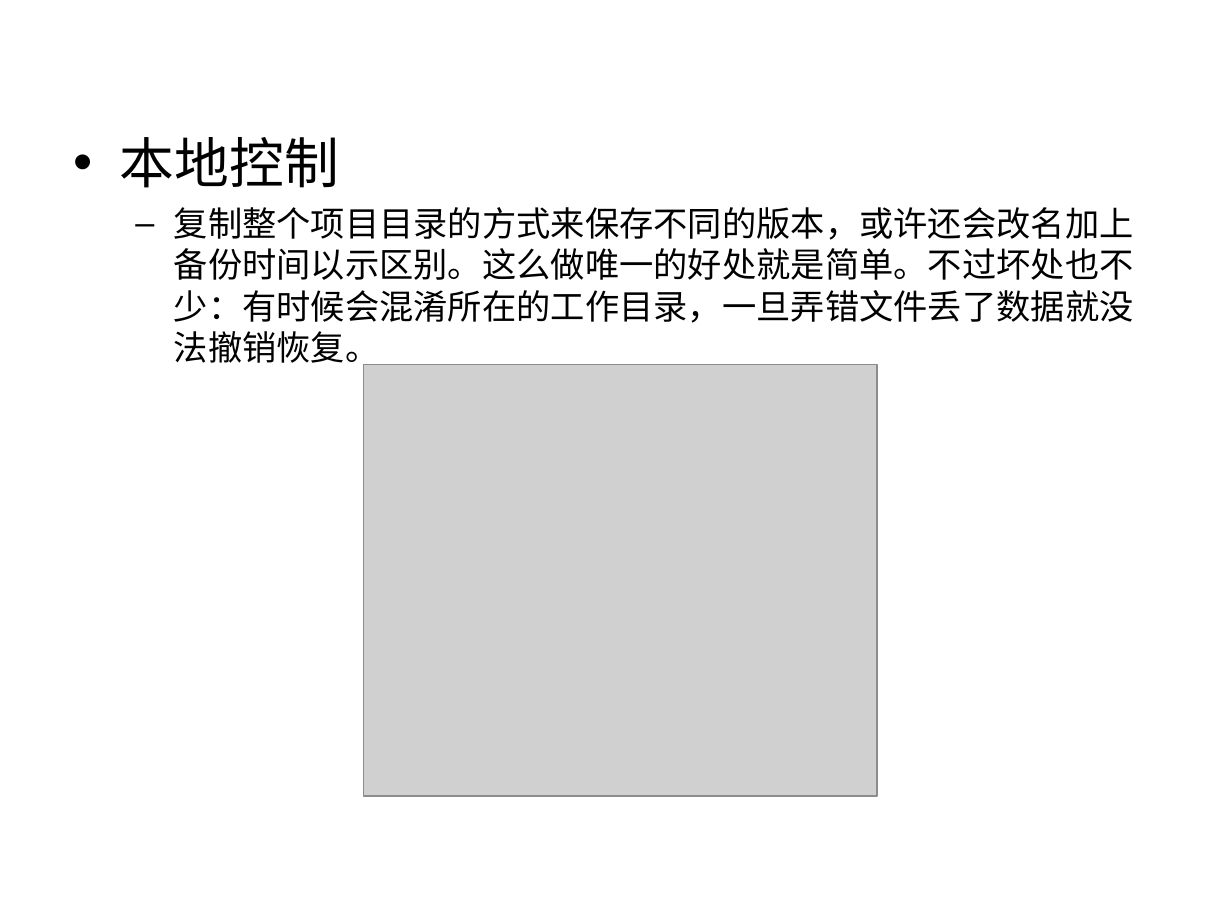
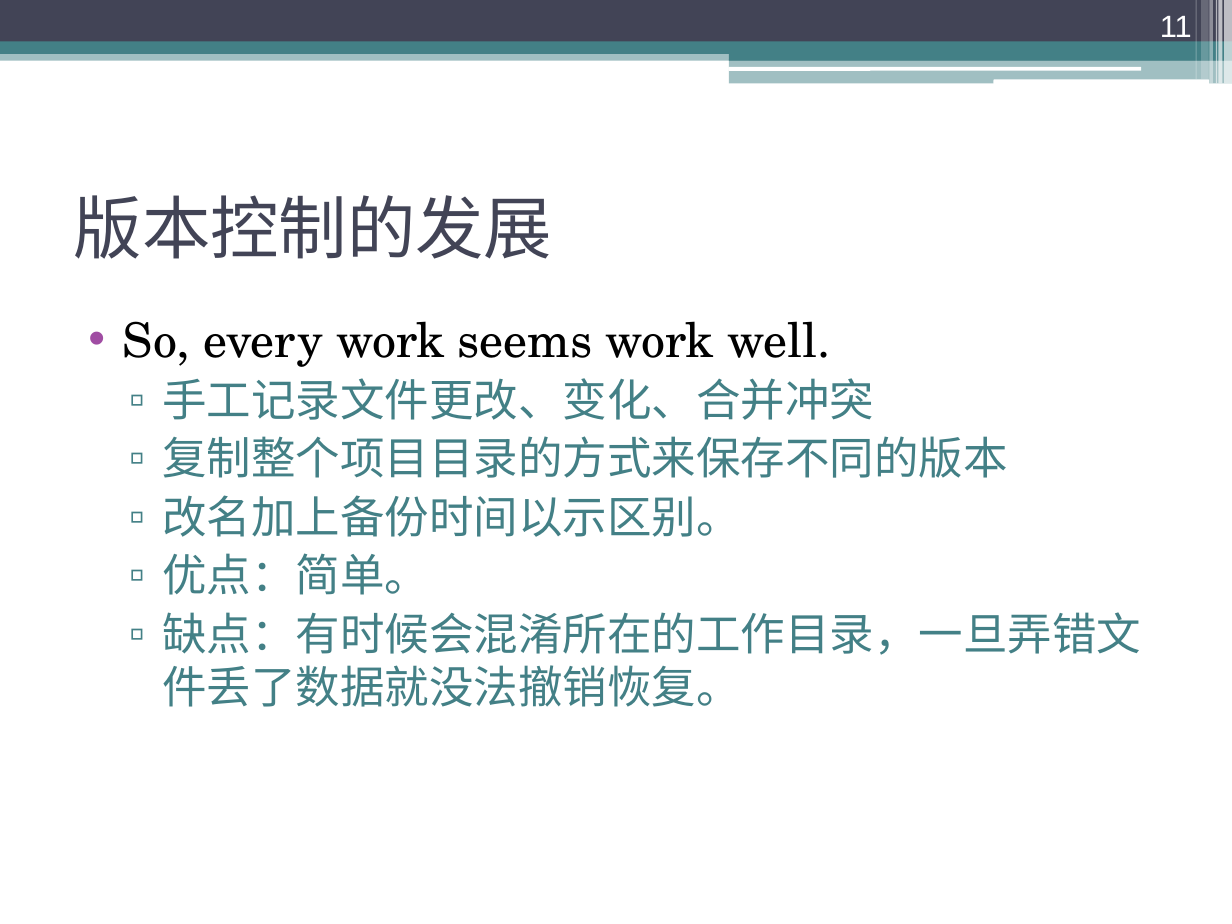
Before and after one commit to Lyon-NEU/Git, a slide deck: slide 11 of git.ppt (slide 6 before the commit). Drawn at 1232x924 pixels with LibreOffice and Linux fonts; fonts in the diff are those of the drawing; grey boxes stand for pictures. Boxes give left, top, right and bottom in pixels: in the first picture for what was removed or moved away, otherwise in the second. Text is boxed around its words. In the diff, an @@ line names an element or a change of style, - is before the commit and + after.

```diff
--- a/git.ppt
+++ b/git.ppt
@@ rectangle added at [0, 0, 1232, 42], fill #424456 @@
@@ page number added at [1160, 16, 1192, 37], 18 pt, text #FFFFFF @@
+11
@@ rectangle added at [1195, 0, 1196, 79], fill #FFFFFF at 30% opacity @@
@@ rectangle added at [1201, 0, 1209, 79], fill #FFFFFF at 20% opacity @@
@@ rectangle added at [1210, 0, 1214, 84], fill #FFFFFF at 40% opacity @@
@@ rectangle added at [1216, 0, 1217, 84], fill #FFFFFF at 60% opacity @@
@@ rectangle added at [1218, 0, 1222, 84], fill #FFFFFF at 65% opacity @@
@@ rectangle added at [1225, 0, 1232, 84], fill #FFFFFF at 65% opacity @@
@@ rectangle added at [0, 49, 1232, 60], fill #438086 at 50% opacity @@
@@ rectangle added at [0, 42, 1232, 54], fill #438086 @@
@@ rectangle added at [729, 48, 1232, 60], fill #438086 @@
@@ rectangle added at [729, 59, 1232, 84], fill #438086 at 50% opacity @@
@@ rounded rectangle added at [728, 67, 1141, 70], fill #FFFFFF @@
@@ rounded rectangle added at [993, 79, 1209, 84], fill #FFFFFF @@
@@ title added at [74, 195, 553, 259], 40 pt, text #424456 @@
+版本控制的发展
@@ text at [123, 321, 1141, 707]: text changed; size 20 to 26 pt; font Arial to TeX Gyre Schola; text colour #000000 to #438086 @@
-• 本地控制
-  – 复制整个项目目录的方式来保存不同的版本，或许还会改名加上备份时间以示区别。这么做唯一的好处就是简单。不过坏处也不少：有时候会混淆所在的工作目录，一旦弄错文件丢了数据就没法撤销恢复。
+• So, every work seems work well.
+  ▫ 手工记录文件更改、变化、合并冲突
+  ▫ 复制整个项目目录的方式来保存不同的版本
+  ▫ 改名加上备份时间以示区别。
+  ▫ 优点：简单。
+  ▫ 缺点：有时候会混淆所在的工作目录，一旦弄错文件丢了数据就没法撤销恢复。
@@ picture removed at [363, 365, 877, 796] @@
```
Also in this commit, not shown: 16 other slides changed, 11 slides added, 5 slides removed, 4 other files.
